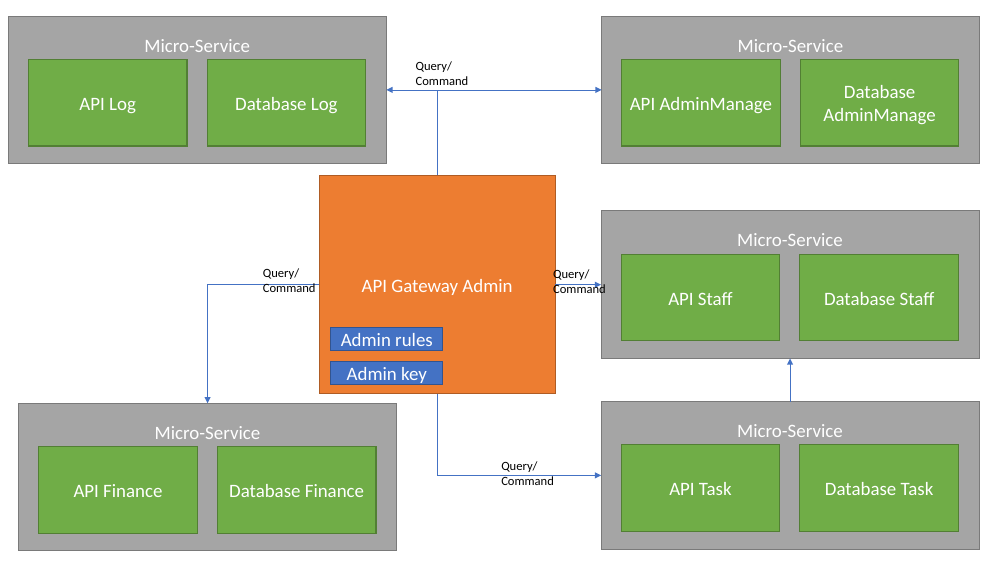
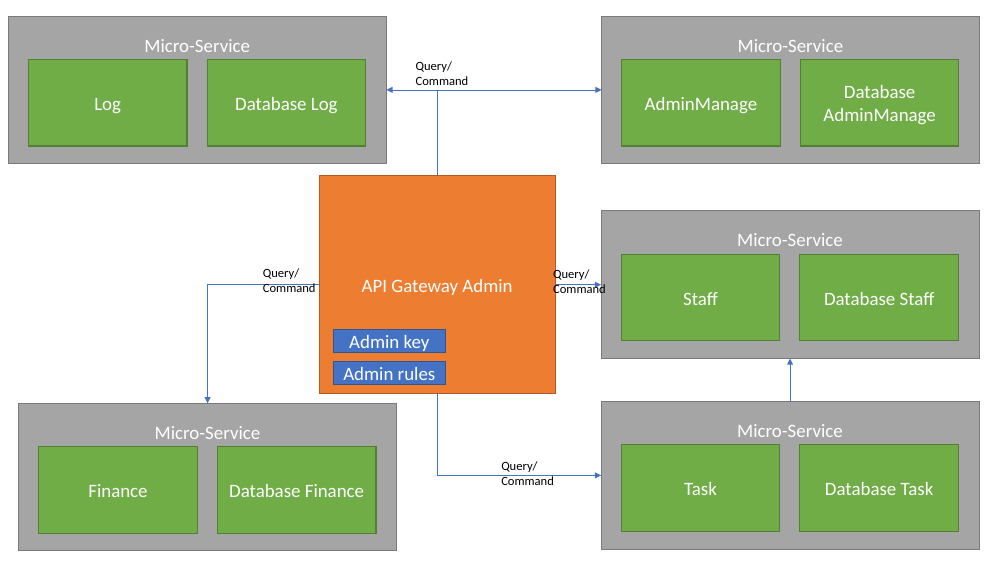
Before and after one commit to tcatonet/AL, a slide deck: slide 36 of projet AL.pptx (slide 32 before the commit). Drawn at 1008x567 pixels with LibreOffice and Linux fonts; fonts in the diff are those of the drawing. Boxes give left, top, right and bottom in pixels: in the first picture for what was removed or moved away, otherwise in the second. Text is boxed around its words. In the diff, an @@ line names an element or a change of style, - is before the commit and + after.

```diff
--- a/projet AL.pptx
+++ b/projet AL.pptx
@@ text in rectangle at (94,98,121,113): text changed @@
-API Log
+Log
@@ text in rectangle at (645,97,757,113): text changed @@
-API AdminManage
+AdminManage
@@ text in rectangle at (683,292,718,305): text changed @@
-API Staff
+Staff
@@ rectangle "Admin key": place and size @@
-rectangle "Admin key" at (331,361,443,384)
+rectangle "Admin key" at (333,330,445,352)
@@ rectangle "Admin rules": place and size @@
-rectangle "Admin rules" at (331,328,443,351)
+rectangle "Admin rules" at (333,361,445,384)
@@ text in rectangle at (88,484,147,497): text changed @@
-API Finance
+Finance
@@ text in rectangle at (684,482,717,495): text changed @@
-API Task
+Task
```
Also in this commit, not shown: 11 other slides changed, 6 slides added, 13 other files.
